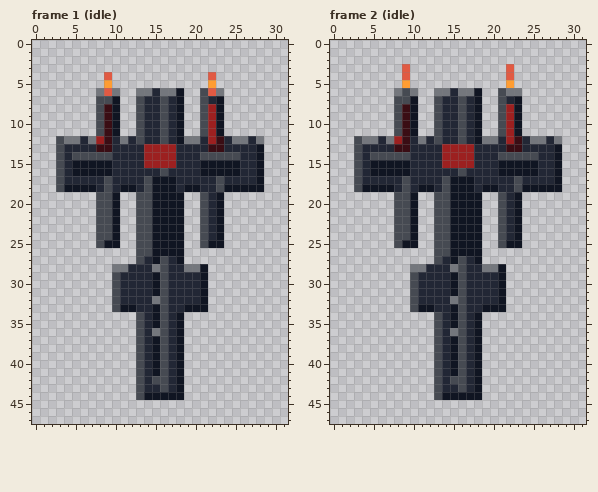
Two states of a pixel-art file, assets/sources/enemies/test_library/lance_sniper.ase. Above is the file before it was changed.
32x48 pixels, 14 frames. Shown: frame 1 (idle), frame 2 (idle). The commit also changed other frames, which this record leaves out.
The result:
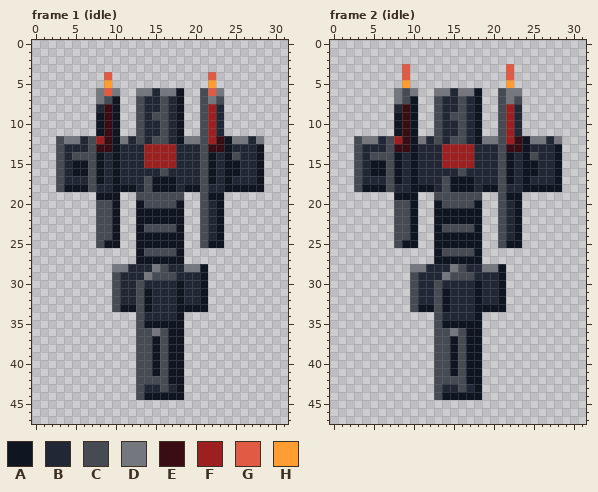
Palette (. is transparent): A #101522  B #222735  C #464a52  D #74777d  E #3a0d14  F #9c2020  G #e15a43  H #ff9d32
What changed:
layer "Armored Depth" added
--- frame 1 (idle), layer "Armored Depth"
@@ x 5..26 @@
  6 ...DGD..DDBDDA..CGD...
- 7 ...CCA..CBBCBA..CBA...
- 8 ...CEA..CBBCBA..CFA...
- 9 ...CEA..CBBCBA..CFA...
-10 ...CEA..CBBCBA..CFA...
-11 ...CEA..CBBCBA..CFA...
-12 DBDFEBDBCBBCBADDBFEBDD
-13 BBBEEBBBBFFFFBBBBEEBBB
-14 CCCCCBBBBFFFFBBBCCCCCB
-15 AAAAABBBBFFFFBBBAAAAAB
-16 AAAAABBBBBBCBBBBAAAAAB
-17 BBBBCBBBBCAAABBBBBCBBB
-18 AAABCBAABCAAABAABBCAAA
-19 ...CCA..CCAAAA..CBA...
-20 ...CCA..CCAAAA..CBA...
-21 ...CCA..CCAAAA..CBA...
-22 ...CCA..CCAAAA..CBA...
-23 ...CCA..CCAAAA..CBA...
-24 ...CCA..CCAAAA..CBA...
-25 ...CAA..CCAAAA..CAA...
-26 ........CCAAAA........
-27 ........CBACBA........
+ 7 ...DCA..CBBCBA..CDC...
+ 8 ...BEA..CBBCBA..CFB...
+ 9 ...AEA..CBCCBA..CFB...
+10 ...AEA..CBBCBA..CFB...
+11 ...AEA..CBBCBA..CFB...
+12 DBCFEADBCBCCBADDCFEADD
+13 BBCEEABBBFFFFBBBCEEABB
+14 CCCABABBBFFFFBBBCABACB
+15 AACABABBBFFFFBBBCABAAB
+16 AACABABBBBBCBBBBCABAAB
+17 BBCABABBBCAAABBBCABABB
+18 AACBBAAABCAAABAACBBAAA
+19 ...AAA..CCCCCC..CAA...
+20 ...CCA..ACCCCA..CBA...
+21 ...CCA..AAAAAA..CBA...
+22 ...CCA..AAAAAA..CBA...
+23 ...CCA..ACCCCA..CBA...
+24 ...CCA..AAAAAA..CBA...
+25 ...CAA..AAAAAA..CAA...
+26 ........ACCCCA........
+27 ........AAAAAA........
 28 .....DDBBBDCBBDDA.....
-29 .....CBBBBACBBBBA.....
-30 .....CBBBBACBBBBA.....
-31 .....CBBBBACBBBBA.....
-32 .....CBBBBDCBBBBA.....
-33 .....CAABBACBBAAA.....
-34 ........CBACBA........
-35 ........CBACBA........
-36 ........CBDCBA........
-37 ........CBACBA........
-38 ........CBACBA........
-39 ........CBACBA........
-40 ........CBACBA........
-41 ........CBACBA........
-42 ........CBCCBA........
+29 .....CBBBDCCCBBBA.....
+30 .....CBBCBBBBABBA.....
+31 .....CBBCABBBABBA.....
+32 .....CBBCABBBABBA.....
+33 .....CAACABBBAAAA.....
+34 ........CBBBBA........
+35 ........CAAAAA........
+36 ........CCDCAA........
+37 ........CCACAA........
+38 ........CCACAA........
+39 ........CCACAA........
+40 ........CCACAA........
+41 ........CCACAA........
+42 ........CCCCAA........
 43 ........CBBCBA........
--- frame 2 (idle), layer "Armored Depth"
@@ x 5..26 @@
  6 ...DCD..DDBDDA..CDD...
- 7 ...CCA..CBBCBA..CBA...
- 8 ...CEA..CBBCBA..CFA...
- 9 ...CEA..CBBCBA..CFA...
-10 ...CEA..CBBCBA..CFA...
-11 ...CEA..CBBCBA..CFA...
-12 DBDFEBDBCBBCBADDBFEBDD
-13 BBBEEBBBBFFFFBBBBEEBBB
-14 CCCCCBBBBFFFFBBBCCCCCB
-15 AAAAABBBBFFFFBBBAAAAAB
-16 AAAAABBBBBBCBBBBAAAAAB
-17 BBBBCBBBBCAAABBBBBCBBB
-18 AAABCBAABCAAABAABBCAAA
-19 ...CCA..CCAAAA..CBA...
-20 ...CCA..CCAAAA..CBA...
-21 ...CCA..CCAAAA..CBA...
-22 ...CCA..CCAAAA..CBA...
-23 ...CCA..CCAAAA..CBA...
-24 ...CCA..CCAAAA..CBA...
-25 ...CAA..CCAAAA..CAA...
-26 ........CCAAAA........
-27 ........CBACBA........
+ 7 ...DCA..CBBCBA..CDC...
+ 8 ...BEA..CBBCBA..CFB...
+ 9 ...AEA..CBCCBA..CFB...
+10 ...AEA..CBBCBA..CFB...
+11 ...AEA..CBBCBA..CFB...
+12 DBCFEADBCBCCBADDCFEADD
+13 BBCEEABBBFFFFBBBCEEABB
+14 CCCABABBBFFFFBBBCABACB
+15 AACABABBBFFFFBBBCABAAB
+16 AACABABBBBBCBBBBCABAAB
+17 BBCABABBBCAAABBBCABABB
+18 AACBBAAABCAAABAACBBAAA
+19 ...AAA..CCCCCC..CAA...
+20 ...CCA..ACCCCA..CBA...
+21 ...CCA..AAAAAA..CBA...
+22 ...CCA..AAAAAA..CBA...
+23 ...CCA..ACCCCA..CBA...
+24 ...CCA..AAAAAA..CBA...
+25 ...CAA..AAAAAA..CAA...
+26 ........ACCCCA........
+27 ........AAAAAA........
 28 .....DDBBBDCBBDDA.....
-29 .....CBBBBACBBBBA.....
-30 .....CBBBBACBBBBA.....
-31 .....CBBBBACBBBBA.....
-32 .....CBBBBDCBBBBA.....
-33 .....CAABBACBBAAA.....
-34 ........CBACBA........
-35 ........CBACBA........
-36 ........CBDCBA........
-37 ........CBACBA........
-38 ........CBACBA........
-39 ........CBACBA........
-40 ........CBACBA........
-41 ........CBACBA........
-42 ........CBCCBA........
+29 .....CBBBDCCCBBBA.....
+30 .....CBBCBBBBABBA.....
+31 .....CBBCABBBABBA.....
+32 .....CBBCABBBABBA.....
+33 .....CAACABBBAAAA.....
+34 ........CBBBBA........
+35 ........CAAAAA........
+36 ........CCDCAA........
+37 ........CCACAA........
+38 ........CCACAA........
+39 ........CCACAA........
+40 ........CCACAA........
+41 ........CCACAA........
+42 ........CCCCAA........
 43 ........CBBCBA........
